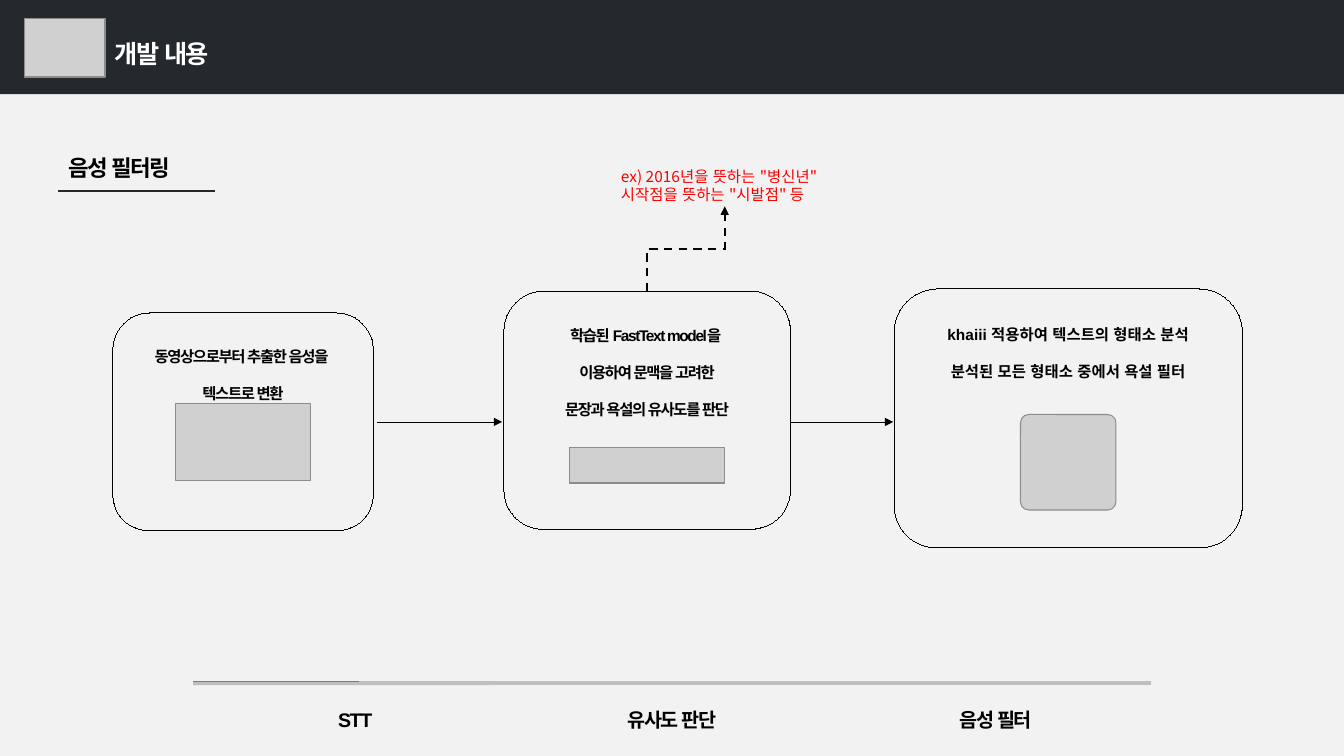
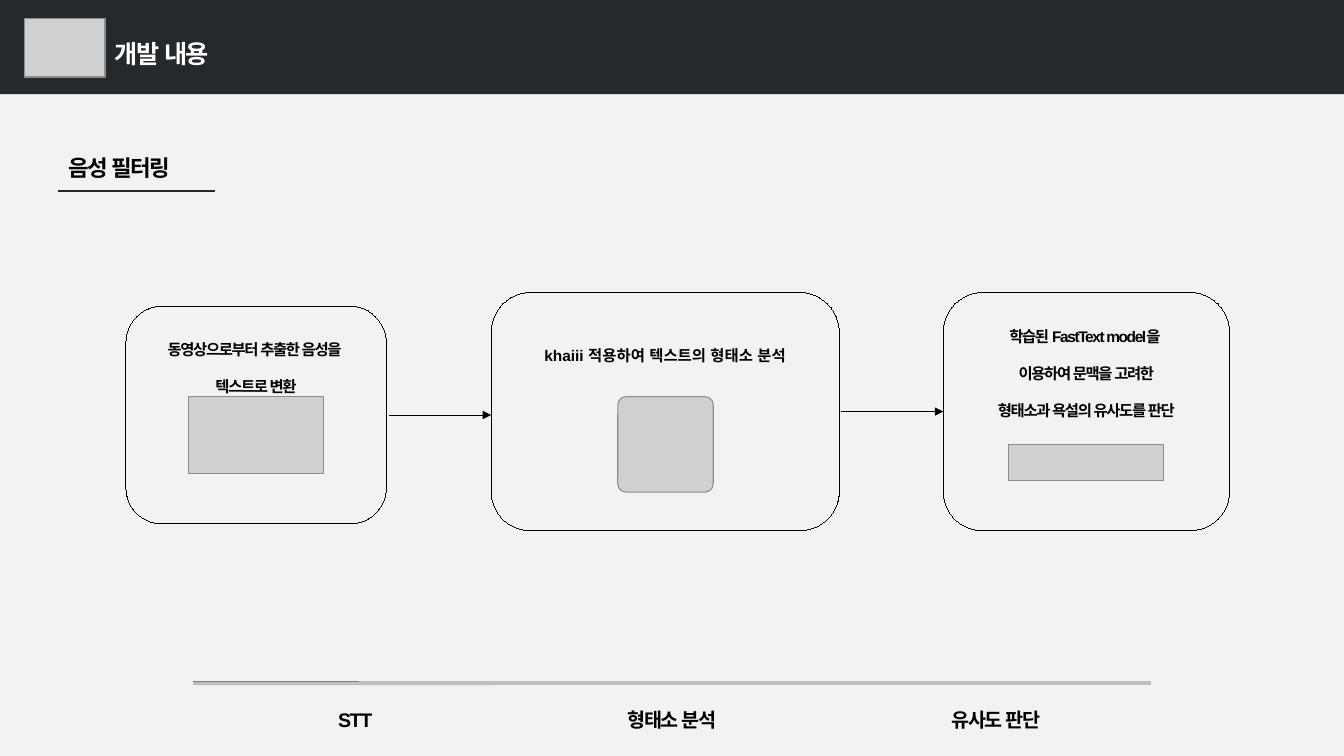
Before and after one commit to kookmin-sw/capstone-2020-4, a slide deck: slide 9 of doc/개발 계획/2020-4조_계획서 발표.pptx. Drawn at 1344x756 pixels with LibreOffice and Linux fonts; fonts in the diff are those of the drawing; grey boxes stand for pictures; background and template pictures are left out. Boxes give left, top, right and bottom in pixels: in the first picture for what was removed or moved away, otherwise in the second. Text is boxed around its words. In the diff, an @@ line names an element or a change of style, - is before the commit and + after.

```diff
--- a/doc/개발 계획/2020-4조_계획서 발표.pptx
+++ b/doc/개발 계획/2020-4조_계획서 발표.pptx
@@ text removed at [621, 169, 817, 202] @@
-ex) 2016년을 뜻하는 "병신년"
-시작점을 뜻하는 "시발점" 등
@@ elbow arrow removed from (647, 291) to (725, 207) @@
@@ rounded rectangle "khaiii 적용하여 텍스트의 형태소 분석": place and size @@
-rounded rectangle "khaiii 적용하여 텍스트의 형태소 분석" at [894, 289, 1242, 548]
+rounded rectangle "khaiii 적용하여 텍스트의 형태소 분석" at [491, 292, 839, 530]
@@ rounded rectangle "학습된 FastText model을": place and size @@
-rounded rectangle "학습된 FastText model을" at [504, 291, 790, 529]
+rounded rectangle "학습된 FastText model을" at [944, 292, 1230, 530]
@@ rounded rectangle "동영상으로부터 추출한 음성을": place and size @@
-rounded rectangle "동영상으로부터 추출한 음성을" at [113, 314, 373, 531]
+rounded rectangle "동영상으로부터 추출한 음성을" at [126, 307, 386, 524]
@@ text in rounded rectangle at [951, 364, 1185, 379]: paragraph removed @@
-분석된 모든 형태소 중에서 욕설 필터
@@ picture: place and size @@
-picture at [175, 403, 311, 481]
+picture at [189, 397, 324, 475]
@@ arrow moved from (791, 422) - (893, 422) to (389, 415) - (491, 415) @@
@@ picture: place and size @@
-picture at [1020, 414, 1116, 510]
+picture at [618, 396, 714, 492]
@@ arrow moved from (377, 422) - (502, 422) to (841, 411) - (944, 411) @@
@@ text in rounded rectangle at [998, 403, 1175, 418]: text changed @@
-문장과 욕설의 유사도를 판단
+형태소과 욕설의 유사도를 판단
@@ picture: place and size @@
-picture at [570, 448, 725, 483]
+picture at [1009, 445, 1165, 480]
@@ text at [627, 710, 717, 729]: text changed @@
-유사도 판단
+형태소 분석
@@ text at [951, 710, 1041, 729]: text changed @@
-음성 필터
+유사도 판단
```
Also in this commit, not shown: 1 other slide changed.
